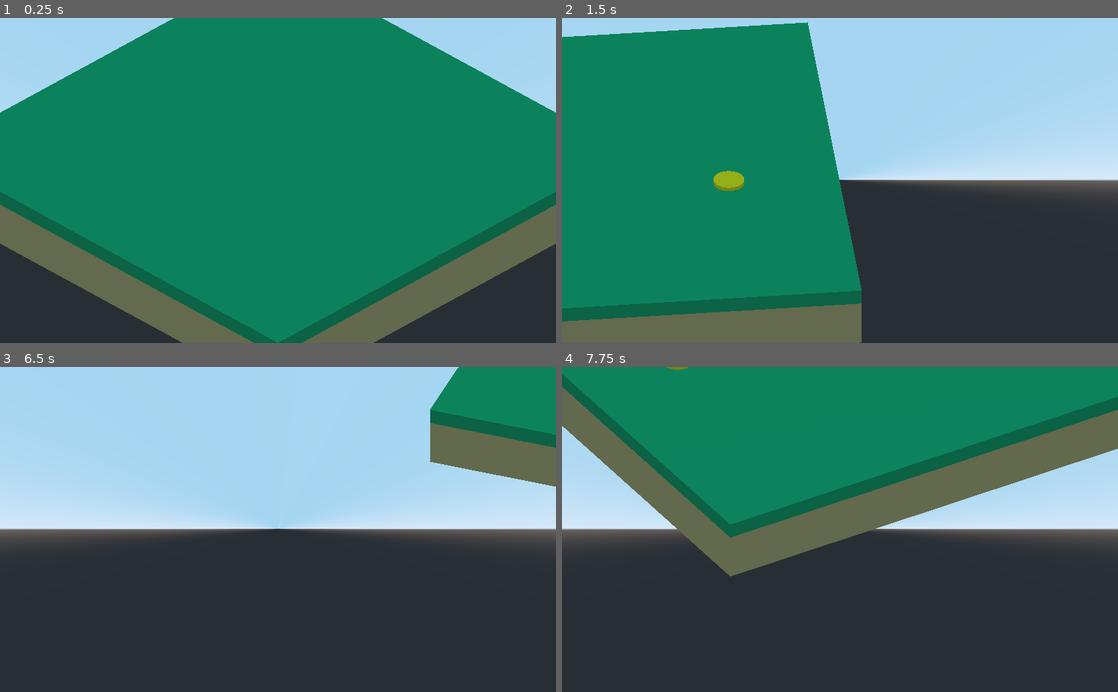
Above: before the commit, frames 1-4 (two rows, left to right).
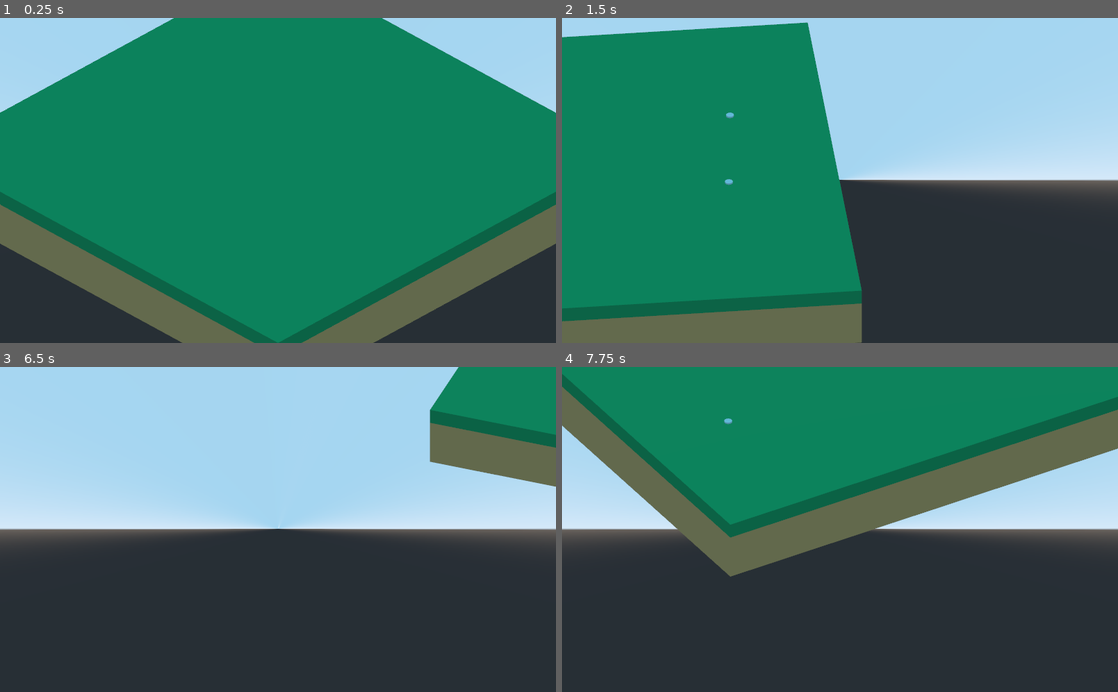
Above: after the commit, the same moments.

Repository: fmaclen/citynista
Game: Godot game, scene res://scenes/Main.tscn
Same seed, same stepped clock (60 frames per second), same inputs: the game is played once before the commit and once after it. Before the commit the project starts from res://Main.tscn.
Inputs (mouse positions are in pixels of both pictures, inside the frame that each line leads up to):
- Up to frame 1 (0.25 s): no input
- Up to frame 2 (1.5 s): tap Enter at 0.5 s; move the mouse to (962, 164) at 0.52 s; hold Right (ui_right) 0.53-1.28 s; hold Q (camera_rotate_left) 0.53-1.28 s; click (962, 164) at 0.67 s; move the mouse to (728, 196) at 1.27 s; hold Down (ui_down) from 1.28 s (still down); tap E (camera_rotate_right) at 1.35 s; click (728, 196) at 1.42 s
- Up to frame 3 (6.5 s): move the mouse to (333, 458) at 2.02 s; release Down (ui_down) at 2.03 s; hold Right (ui_right) 2.03-2.78 s; hold Q (camera_rotate_left) 2.03-2.78 s; click (333, 458) at 2.17 s; move the mouse to (250, 594) at 2.77 s; hold Up (ui_up) 2.78-3.53 s; tap E (camera_rotate_right) at 2.85, 4.35, 5.85 s; click (250, 594) at 2.92 s; move the mouse to (444, 578) at 3.52 s; hold Q (camera_rotate_left) 3.53-4.28 s; hold Left (ui_left) 3.53-5.03 s; click (444, 578) at 3.67 s; move the mouse to (111, 480) at 4.27 s; click (111, 480) at 4.42 s; tap Space at 5 s; move the mouse to (305, 529) at 5.02 s; hold Down (ui_down) 5.03-5.78 s; hold Q (camera_rotate_left) 5.03-5.78 s; click (305, 529) at 5.17 s; tap Enter at 5.75 s; move the mouse to (194, 448) at 5.77 s; hold Right (ui_right) from 5.78 s (still down); click (194, 448) at 5.92 s
- Up to frame 4 (7.75 s): move the mouse to (962, 513) at 6.52 s; release Right (ui_right) at 6.53 s; hold Up (ui_up) 6.53-7.28 s; hold Q (camera_rotate_left) 6.53-7.28 s; click (962, 513) at 6.67 s; move the mouse to (728, 545) at 7.27 s; hold Right (ui_right) from 7.28 s (still down); tap E (camera_rotate_right) at 7.35 s; click (728, 545) at 7.42 s

The runs differ from the first frame. In frame 1, 0.2% of the frame differs, in the area x 0-100%, y 0-100%; in frame 2, 0.5%, in the area x 0-54%, y 1-100%; in frame 3, 0.1%; in frame 4, 0.3%.

Commit message:
Add lines between the placed markers

Diff:
--- a/Map.gd
+++ /dev/null
@@ -1,6 +0,0 @@
-extends CollisionObject
-
-
-func _on_StaticBody_input_event(_camera, event, click_position, _click_normal, _shape_idx):
-	if event is InputEventMouseButton and event.pressed:
-		$Marker.transform.origin = click_position
--- a/project.godot
+++ b/project.godot
@@ -11,7 +11,7 @@
 [application]
 
 config/name="Simways"
-run/main_scene="res://Main.tscn"
+run/main_scene="res://scenes/Main.tscn"
 run/low_processor_mode=true
 config/icon="res://icon.png"
 
@@ -62,4 +62,5 @@
 
 [rendering]
 
+quality/filters/msaa=2
 environment/default_environment="res://default_env.tres"
--- /dev/null
+++ b/scenes/Intersection.tscn
@@ -0,0 +1,16 @@
+[gd_scene load_steps=3 format=2]
+
+[sub_resource type="CylinderMesh" id=1]
+top_radius = 0.25
+bottom_radius = 0.25
+height = 0.1
+
+[sub_resource type="SpatialMaterial" id=2]
+albedo_color = Color( 0.607843, 0.878431, 0.917647, 1 )
+
+[node name="Intersection" type="Spatial"]
+
+[node name="MeshInstance" type="MeshInstance" parent="."]
+transform = Transform( 1, 0, 0, 0, 1, 0, 0, 0, 1, 0, 0.05, 0 )
+mesh = SubResource( 1 )
+material/0 = SubResource( 2 )
--- a/Main.tscn
+++ b/scenes/Main.tscn
@@ -1,7 +1,8 @@
-[gd_scene load_steps=10 format=2]
+[gd_scene load_steps=9 format=2]
 
-[ext_resource path="res://Camera.gd" type="Script" id=1]
-[ext_resource path="res://Map.gd" type="Script" id=4]
+[ext_resource path="res://scenes/MainMap.gd" type="Script" id=1]
+[ext_resource path="res://scenes/MainCamera.gd" type="Script" id=2]
+[ext_resource path="res://scenes/MainNetwork.gd" type="Script" id=3]
 
 [sub_resource type="BoxShape" id=5]
 extents = Vector3( 16, 2, 16 )
@@ -18,17 +19,11 @@
 [sub_resource type="SpatialMaterial" id=9]
 albedo_color = Color( 0.776471, 0.666667, 0.427451, 1 )
 
-[sub_resource type="CylinderMesh" id=6]
-height = 0.5
-
-[sub_resource type="SpatialMaterial" id=7]
-albedo_color = Color( 0.909804, 0.835294, 0.0470588, 1 )
-
 [node name="Main" type="Spatial"]
 
 [node name="CameraController" type="Position3D" parent="."]
 transform = Transform( 0.707107, 0, 0.707107, 0, 1, 0, -0.707107, 0, 0.707107, 0, 0, 0 )
-script = ExtResource( 1 )
+script = ExtResource( 2 )
 
 [node name="Camera" type="Camera" parent="CameraController"]
 transform = Transform( -1, -4.76139e-08, 7.33189e-08, 0, 0.838671, 0.544639, -8.74228e-08, 0.544639, -0.838671, 0, 16, -28 )
@@ -36,7 +31,7 @@
 size = 21.0
 
 [node name="Map" type="StaticBody" parent="."]
-script = ExtResource( 4 )
+script = ExtResource( 1 )
 
 [node name="Ground" type="CollisionShape" parent="Map"]
 transform = Transform( 1, 0, 0, 0, 1, 0, 0, 0, 1, 0, -2, 0 )
@@ -55,9 +50,9 @@
 skeleton = NodePath("../..")
 material/0 = SubResource( 9 )
 
-[node name="Marker" type="MeshInstance" parent="Map"]
-transform = Transform( 1, 0, 0, 0, 1, 0, 0, 0, 1, 0, -1, 0 )
-mesh = SubResource( 6 )
-material/0 = SubResource( 7 )
+[node name="Network" type="Spatial" parent="Map"]
+script = ExtResource( 3 )
+
+[node name="DrawLine" type="ImmediateGeometry" parent="Map/Network"]
 
 [connection signal="input_event" from="Map" to="Map" method="_on_StaticBody_input_event"]
--- /dev/null
+++ b/scenes/MainMap.gd
@@ -0,0 +1,9 @@
+extends CollisionObject
+
+var intersection = preload("res://scenes/Intersection.tscn")
+
+func _on_StaticBody_input_event(_camera, event, click_position, _click_normal, _shape_idx):
+	if event is InputEventMouseButton and event.pressed:
+		var intersection_instance = intersection.instance()
+		intersection_instance.transform.origin = click_position
+		$Network.add_child(intersection_instance)
--- /dev/null
+++ b/scenes/MainNetwork.gd
@@ -0,0 +1,22 @@
+extends Spatial
+
+
+func add_child(child, legible = false):
+	.add_child(child, legible)
+	connect_network_nodes()
+
+
+func connect_network_nodes():
+	if get_child_count() > 3:
+		var line = $DrawLine
+		line.begin(Mesh.PRIMITIVE_LINE_STRIP)
+
+		var intersections = get_children()
+		intersections.erase(intersections[0])
+
+		for intersection in intersections:
+			line.add_vertex(intersection.transform.origin)
+
+		line.end()
+
+# TODO: replace DrawLine with a scene that has a path and a CSGMesh extruded
Renamed: Camera.gd -> scenes/MainCamera.gd
